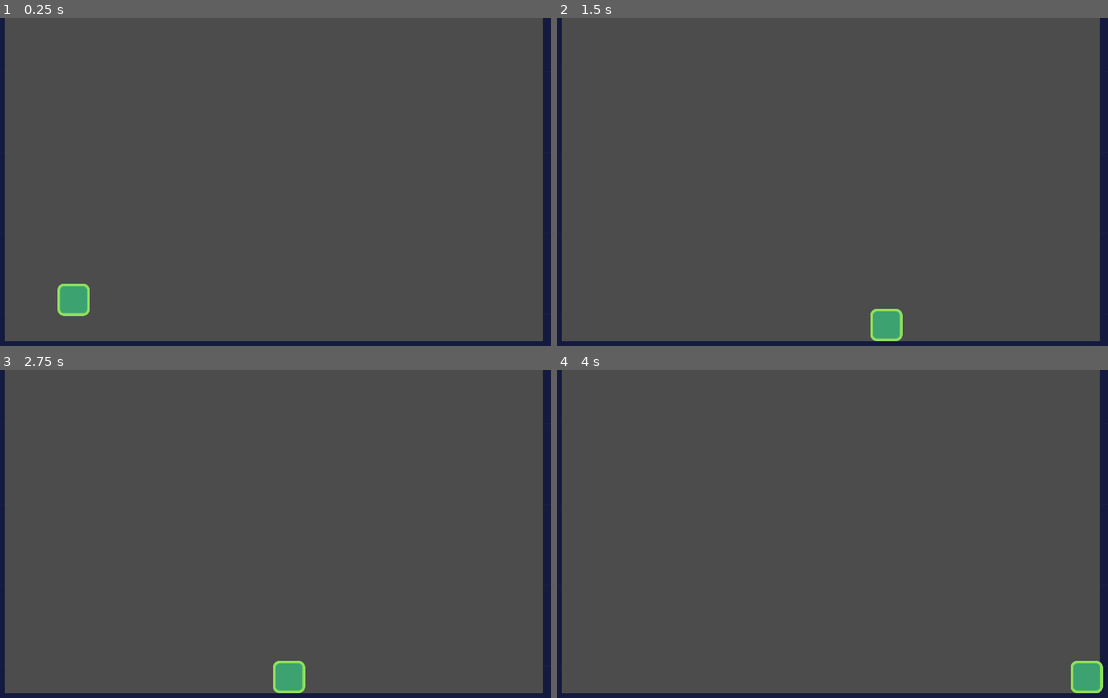
Above: before the commit, frames 1-4 (two rows, left to right).
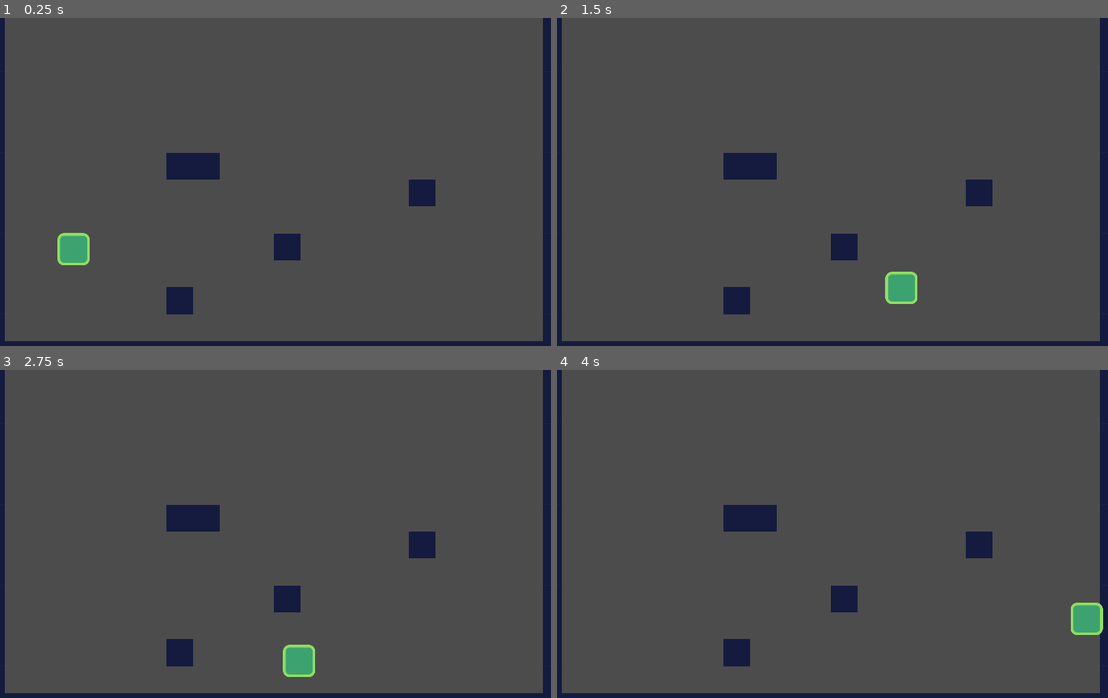
Above: after the commit, the same moments.

Repository: leosolid/plat
Game: Godot game, scene res://src/Levels/LevelTemplate.tscn
The game is run twice, just before and just after one commit, with the same random seed, the same clock (stepped at 60 frames per second) and the same inputs. The project has no main scene, so this scene is started directly.
Inputs:
- Up to frame 1 (0.25 s): no input
- Up to frame 2 (1.5 s): hold Right (move_right) from 0.53 s (still down); tap Space (jump) at 0.6, 0.77, 1.07, 1.35 s
- Up to frame 3 (2.75 s): tap Space (jump) at 1.52, 1.82, 2.1 s; release Right (move_right) at 2.03 s; hold Left (move_left) from 2.03 s (still down)
- Up to frame 4 (4 s): release Left (move_left) at 2.78 s; hold Right (move_right) from 2.78 s (still down); tap Space (jump) at 2.85, 3.02, 3.32, 3.6, 3.77 s

The runs differ from the first frame. In frame 1, 3.1% of the frame differs, in the area x 10-80%, y 41-91%; in frame 2, 3.1%; in frame 3, 2.8%; in frame 4, 3.1%.

Commit message:
feat: jump

Diff:
--- a/src/Actors/Actor.gd
+++ b/src/Actors/Actor.gd
@@ -1,9 +1,8 @@
 extends KinematicBody2D
 class_name Actor
+
+const FLOOR_NORMAL := Vector2.UP
 
 export var speed := Vector2(300.0, 1000.0)
 export var gravity := 3000.0
 var velocity := Vector2.ZERO
-
-func _physics_process(delta: float) -> void:
-	velocity.y += gravity * delta
--- a/src/Actors/Player.gd
+++ b/src/Actors/Player.gd
@@ -2,9 +2,22 @@
 
 
 func _physics_process(delta: float) -> void:
-	var direction := Vector2(
-		Input.get_action_strength("move_right") - Input.get_action_strength("move_left"),
-		1.0
+	var direction := get_direction()
+	velocity = calc_move_velocity(velocity, direction, speed)
+	velocity = move_and_slide(velocity, FLOOR_NORMAL)
+
+
+func get_direction() -> Vector2:
+	var y_strength := -1.0 if Input.is_action_just_pressed("jump") and is_on_floor() else 1.0
+	return Vector2(
+		Input.get_action_strength("move_right") - Input.get_action_strength("move_left"), y_strength
 	)
-	velocity = speed * direction
-	velocity = move_and_slide(velocity)
+
+
+func calc_move_velocity(linear_velocity: Vector2, direction: Vector2, speed: Vector2) -> Vector2:
+	var new_velocity = linear_velocity
+	new_velocity.x = speed.x * direction.x
+	new_velocity.y += gravity * get_physics_process_delta_time()
+	if direction.y == -1.0:
+		new_velocity.y = speed.y * direction.y
+	return new_velocity
--- a/src/Levels/LevelTemplate.tscn
+++ b/src/Levels/LevelTemplate.tscn
@@ -37,8 +37,8 @@
 collision_layer = 8
 collision_mask = 0
 format = 1
-tile_data = PoolIntArray( 0, 0, 0, 1, 0, 0, 22, 0, 0, 23, 0, …(215 unchanged characters)… 7, 0, 0, 327680, 0, 0, 327681, 0, 0, 327702, 0, 0, 327703, 0, 0, 393216, 0, 0, 393217, 0, 0, 393238, 0, 0, 393239, 0, 0, 458752, 0, 0, 458753, 0, 0, 458774, 0, 0, 458775, 0, 0, 524288, 0, 0, 524289, 0, 0, 524310, 0, 0, 524311, 0, 0, 589824, 0, 0, 589825, 0, 0, 589846, 0, 0, 589847, 0, 0, 655360, 0, 0, 655361, 0, 0, 655382, 0, 0, 655383, 0, 0, 7208 …(724 unchanged characters)…
+tile_data = PoolIntArray( 0, 0, 0, 1, 0, 0, 22, 0, 0, 23, 0, …(215 unchanged characters)… 7, 0, 0, 327680, 0, 0, 327681, 0, 0, 327688, 0, 0, 327689, 0, 0, 327702, 0, 0, 327703, 0, 0, 393216, 0, 0, 393217, 0, 0, 393233, 0, 0, 393238, 0, 0, 393239, 0, 0, 458752, 0, 0, 458753, 0, 0, 458774, 0, 0, 458775, 0, 0, 524288, 0, 0, 524289, 0, 0, 524300, 0, 0, 524310, 0, 0, 524311, 0, 0, 589824, 0, 0, 589825, 0, 0, 589846, 0, 0, 589847, 0, 0, 655360, 0, 0, 655361, 0, 0, 655368, 0, 0, 655382, 0, 0, 655383, 0, 0, 7208 …(724 unchanged characters)…
 
 [node name="Player" parent="." instance=ExtResource( 2 )]
 position = Vector2( 365, 635 )
-speed = Vector2( 800, 1000 )
+speed = Vector2( 900, 1000 )
